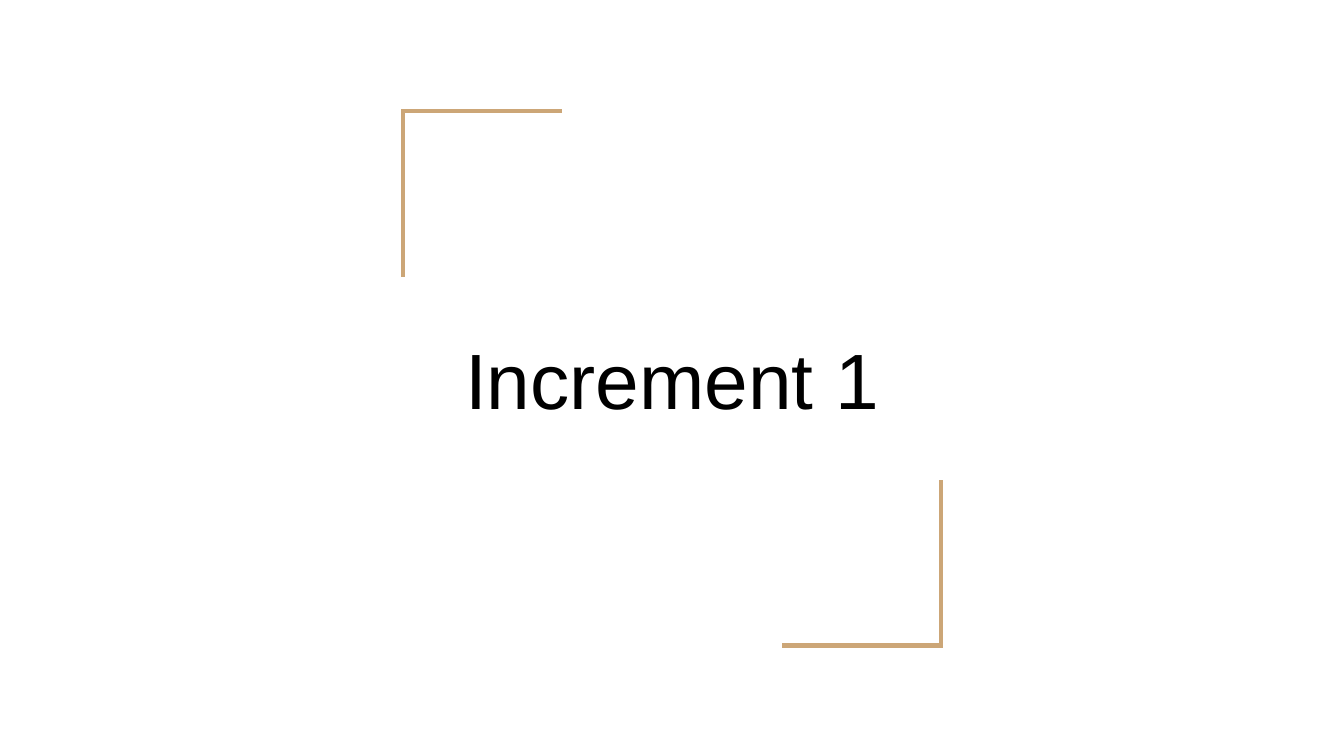
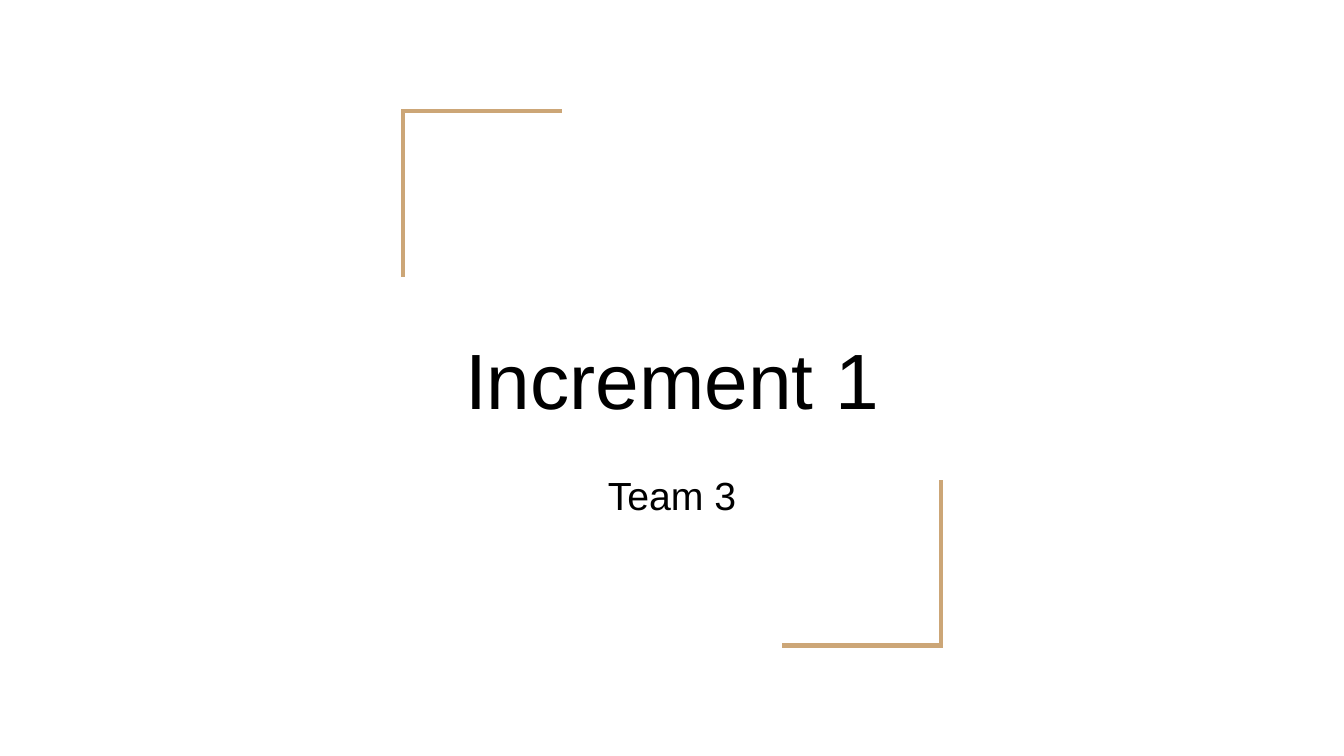
Before and after one commit to mattconsto/seg, a slide deck: slide 1 of docs/Deliverable 2 Presentation.pptx. Drawn at 1344x756 pixels with LibreOffice and Linux fonts; fonts in the diff are those of the drawing. Boxes give left, top, right and bottom in pixels: in the first picture for what was removed or moved away, otherwise in the second. Text is boxed around its words. In the diff, an @@ line names an element or a change of style, - is before the commit and + after.

```diff
--- a/docs/Deliverable 2 Presentation.pptx
+++ b/docs/Deliverable 2 Presentation.pptx
@@ subtitle added at box(608, 482, 736, 511), 21 pt, text #000000 @@
+Team 3
```
Also in this commit, not shown: 2 other files.
